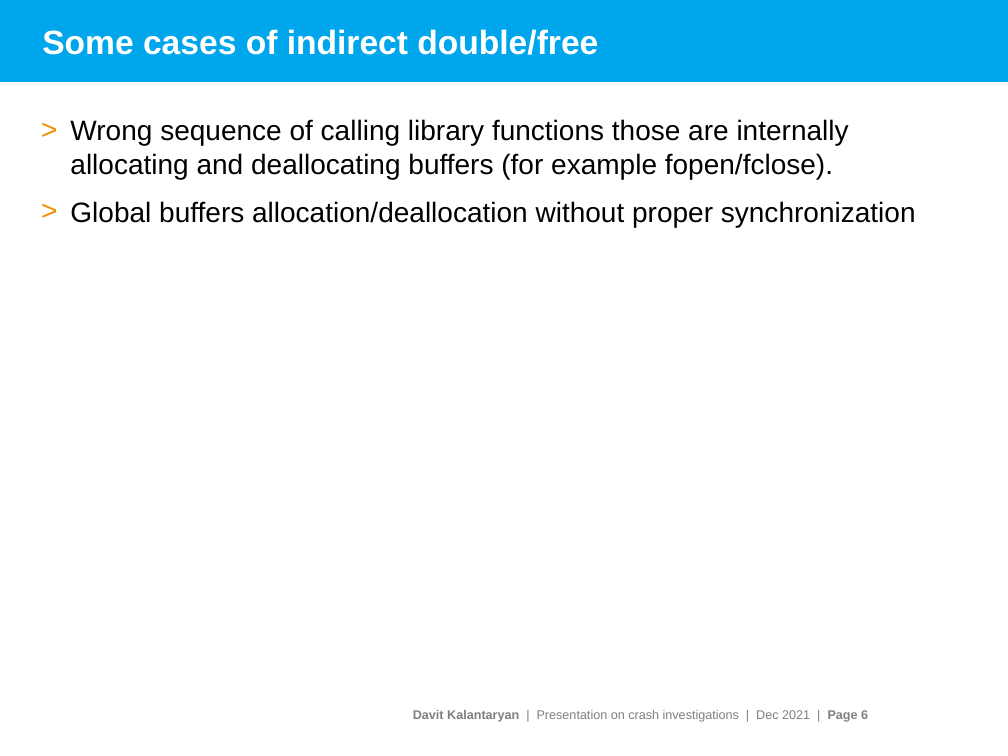
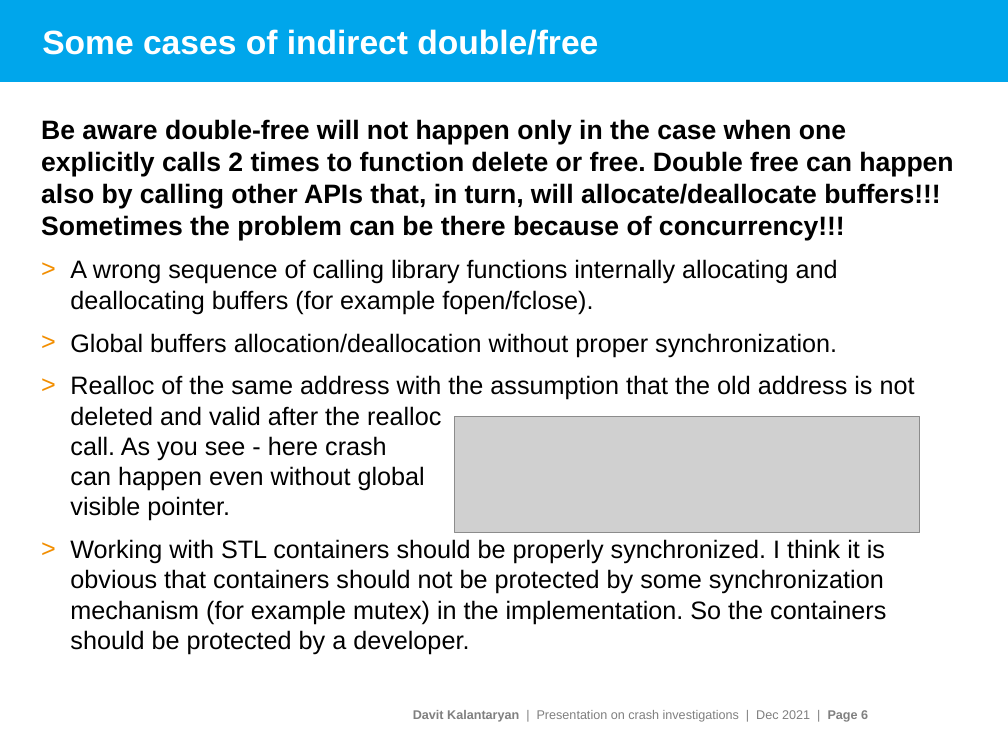
Before and after one commit to davitkalantaryan/old-crash_investigator, a slide deck: slide 6 of docs/crash_investigations.pptx. Drawn at 1008x756 pixels with LibreOffice and Linux fonts; fonts in the diff are those of the drawing; grey boxes stand for pictures; background and template pictures are left out. Boxes give left, top, right and bottom in pixels: in the first picture for what was removed or moved away, otherwise in the second. Text is boxed around its words. In the diff, an @@ line names an element or a change of style, - is before the commit and + after.

```diff
--- a/docs/crash_investigations.pptx
+++ b/docs/crash_investigations.pptx
@@ text at bbox=[41, 119, 953, 650]: text changed; size 20 to 18 pt @@
-> Wrong sequence of calling library functions those are internally allocating and deallocating buffers (for example fopen/fclose).
-> Global buffers allocation/deallocation without proper synchronization
+Be aware double-free will not happen only in the case when one explicitly calls 2 times to function delete or free. Double free can happen also by calling other APIs that, in turn, will allocate/deallocate buffers!!!
+Sometimes the problem can be there because of concurrency!!!
+> A wrong sequence of calling library functions internally allocating and deallocating buffers (for example fopen/fclose).
+> Global buffers allocation/deallocation without proper synchronization.
+> Realloc of the same address with the assumption that the old address is not deleted and valid after the realloc
+  call. As you see - here crash
+  can happen even without global
+  visible pointer.
+> Working with STL containers should be properly synchronized. I think it is obvious that containers should not be protected by some synchronization mechanism (for example mutex) in the implementation. So the containers should be protected by a developer.
@@ picture added at bbox=[455, 416, 919, 533] @@
```
Also in this commit, not shown: 3 other slides changed, 1 other file.
